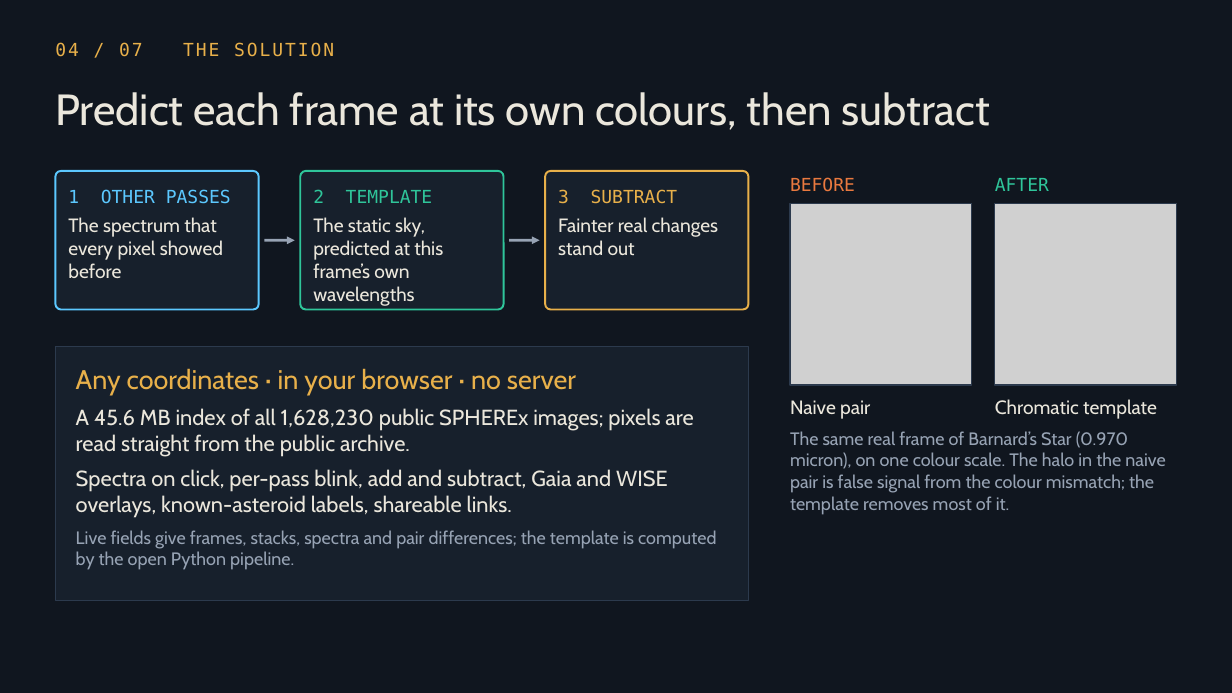
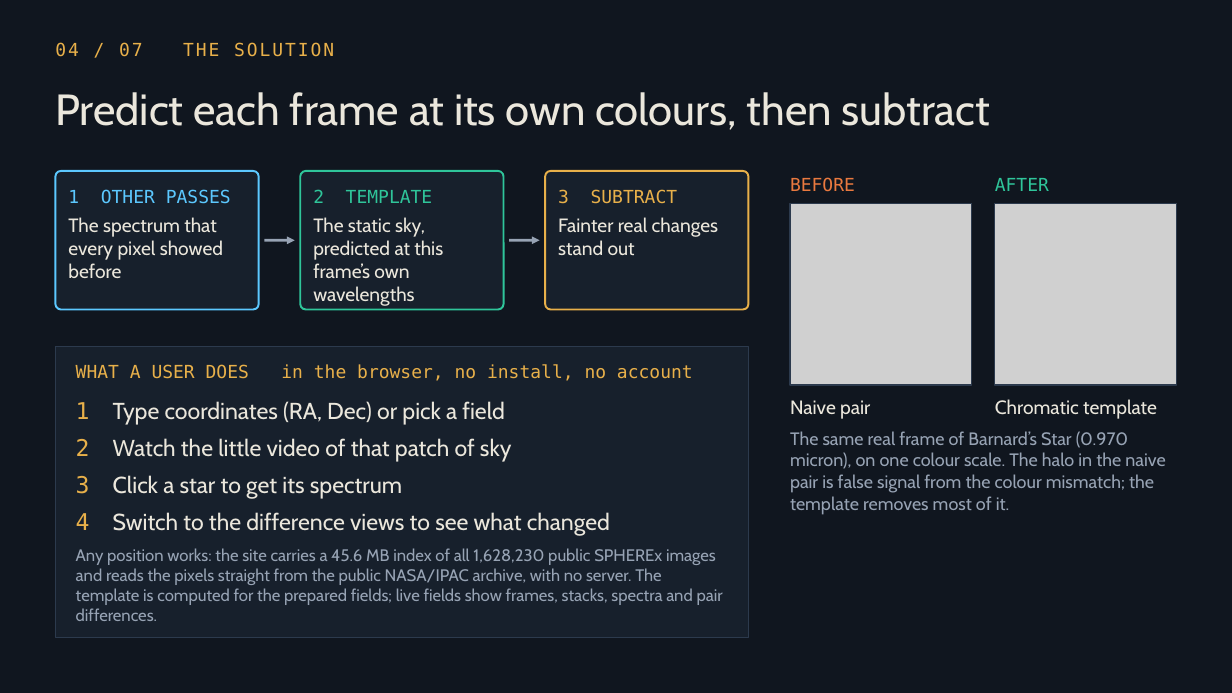
Before and after one commit to abed-r-j/parallax-spherex, a slide deck: slide 4 of presentation/ParallaX_ZENITH_LABS.pptx. Drawn at 1232x693 pixels with LibreOffice and Linux fonts; fonts in the diff are those of the drawing; grey boxes stand for pictures. Boxes give left, top, right and bottom in pixels: in the first picture for what was removed or moved away, otherwise in the second. Text is boxed around its words. In the diff, an @@ line names an element or a change of style, - is before the commit and + after.

```diff
--- a/presentation/ParallaX_ZENITH_LABS.pptx
+++ b/presentation/ParallaX_ZENITH_LABS.pptx
@@ rectangle: place and size @@
-rectangle at <box>55,347,749,601</box>
+rectangle at <box>55,347,749,638</box>
@@ text added at <box>76,364,693,381</box>, 14 pt, text #E8B04A @@
+WHAT A USER DOES in the browser, no install, no account
@@ text added at <box>76,402,90,419</box>, 18 pt, text #E8B04A @@
+1
@@ text added at <box>113,401,505,425</box>, 18 pt, text #EBE7DC @@
+Type coordinates (RA, Dec) or pick a field
@@ text added at <box>76,439,90,456</box>, 18 pt, text #E8B04A @@
+2
@@ text added at <box>113,438,512,462</box>, 18 pt, text #EBE7DC @@
+Watch the little video of that patch of sky
@@ text added at <box>76,476,90,494</box>, 18 pt, text #E8B04A @@
+3
@@ text added at <box>113,475,402,499</box>, 18 pt, text #EBE7DC @@
+Click a star to get its spectrum
@@ text added at <box>76,513,90,530</box>, 18 pt, text #E8B04A @@
+4
@@ text added at <box>113,512,610,536</box>, 18 pt, text #EBE7DC @@
+Switch to the difference views to see what changed
@@ text at <box>76,548,723,621</box>: text changed; size 17 to 13 pt; text colour #EBE7DC to #97A3B4 @@
-Any coordinates · in your browser · no server
-A 45.6 MB index of all 1,628,230 public SPHEREx images; pixels are read straight from the public archive.
-Spectra on click, per-pass blink, add and subtract, Gaia and WISE overlays, known-asteroid labels, shareable links.
-Live fields give frames, stacks, spectra and pair differences; the template is computed by the open Python pipeline.
+Any position works: the site carries a 45.6 MB index of all 1,628,230 public SPHEREx images and reads the pixels straight from the public NASA/IPAC archive, with no server. The template is computed for the prepared fields; live fields show frames, stacks, spectra and pair differences.
```
Also in this commit, not shown: 1 other slide changed, 46 other files.
